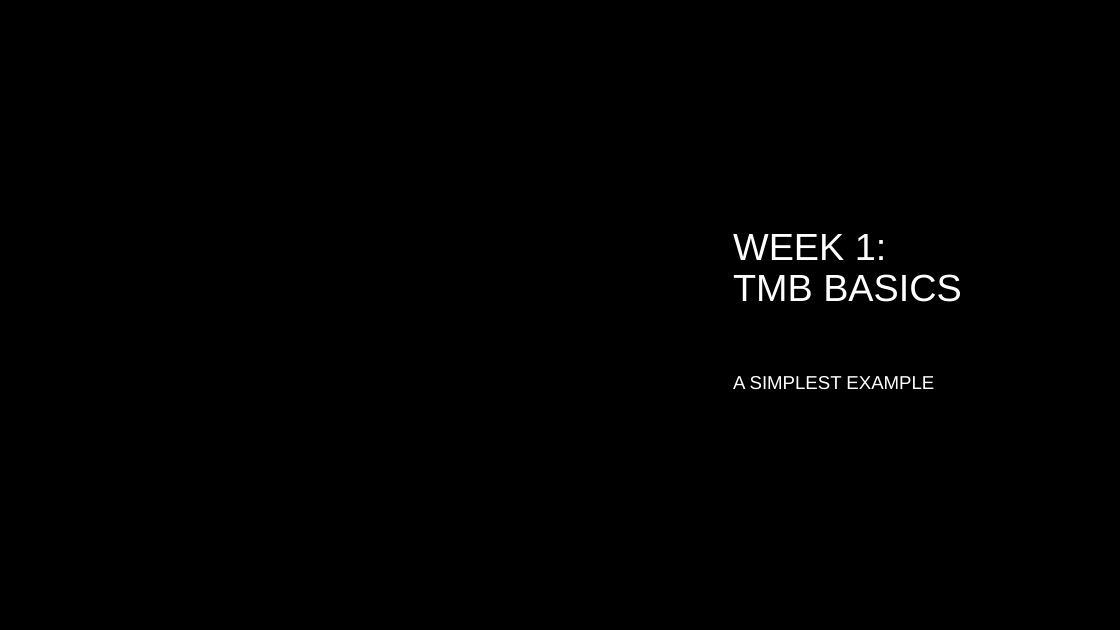
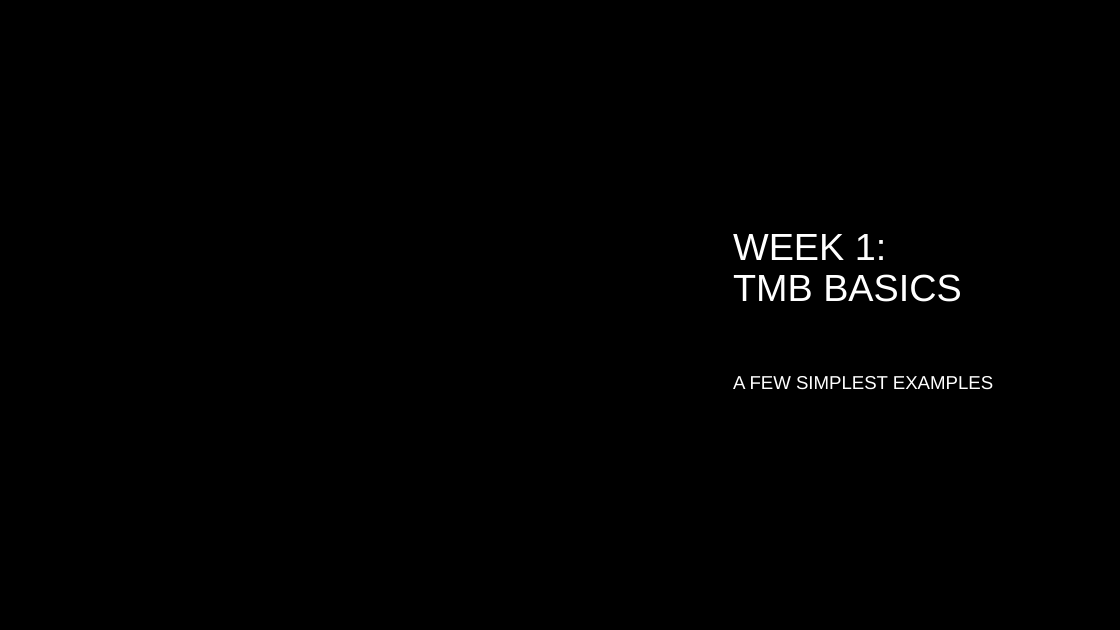
Before and after one commit to jin-gao/TMB_Study_Group_CFER_MUN, a slide deck: slide 1 of Week 1/Week 1.pptx. Drawn at 1120x630 pixels with LibreOffice and Linux fonts; fonts in the diff are those of the drawing; background and template pictures are left out. Boxes give left, top, right and bottom in pixels: in the first picture for what was removed or moved away, otherwise in the second. Text is boxed around its words. In the diff, an @@ line names an element or a change of style, - is before the commit and + after.

Commit message:
fixed

```diff
--- a/Week 1/Week 1.pptx
+++ b/Week 1/Week 1.pptx
@@ subtitle at (733,376,993,390): text changed @@
-A SIMPLEST EXAMPLE
+A FEW SIMPLEST EXAMPLES
```
